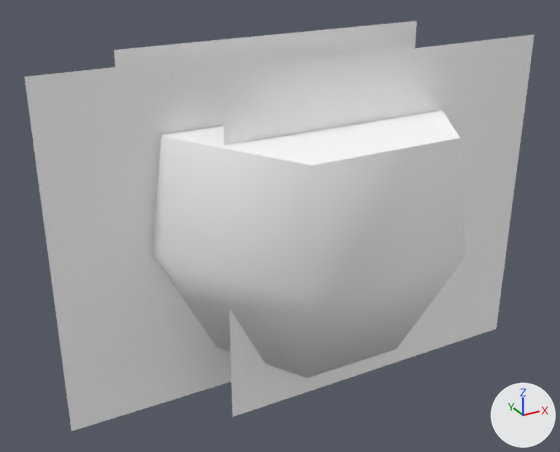
What one commit did to the glTF model public/3d/item/model__item__room.ofs_429_0/0429hana_r_rose_.gltf.
Camera for both pictures: a camera (50 mm lens) standing at (-0.712, -1.184, 0.874) and looking at (-0.054, 0.011, 0.276). Arrows for +X, +Y and +Z are at lower right; the lights stay in place. The first picture is the older version.

Objects in the first picture: '0429hana_r_rose_'.
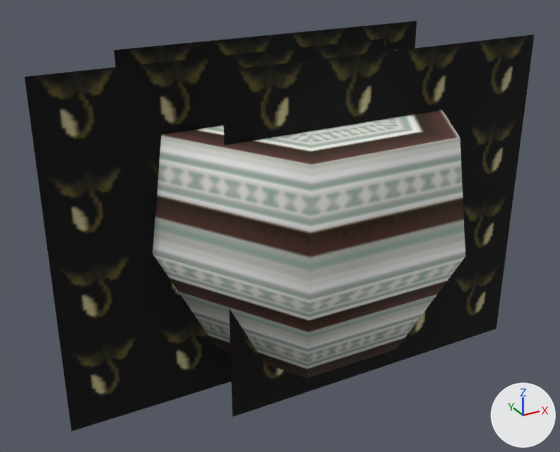
Changed parts and their boxes [x1, y1, x2, y2] in the pictures (560 x 452 px):
'0429hana_r_rose_', surface changed (white to grey)
    both: [25, 21, 534, 431]

The edits, one by one:
Picture 'hana_e' (img_hana_e) is new.
Picture 'hana_r_hati_a' (img_hana_r_hati_a) is new.
In material 'hati_a' (mat_hati_a), base_color is no longer (1.0, 1.0, 1.0), white #ffffff.
In material 'hati_a' (mat_hati_a), texture is now set to img_hana_r_hati_a.
In material 'hana1_e1' (mat_hana1_e1), base_color is no longer (1.0, 1.0, 1.0), white #ffffff.
In material 'hana1_e1' (mat_hana1_e1), texture is now set to img_hana_e.
